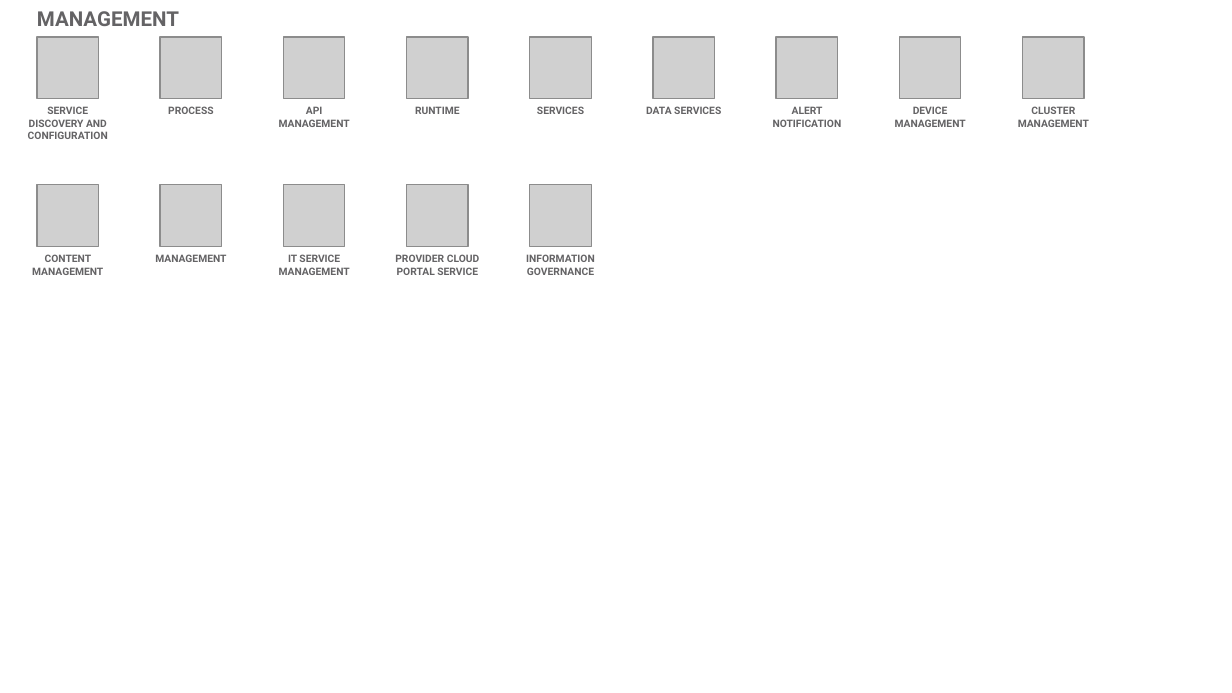
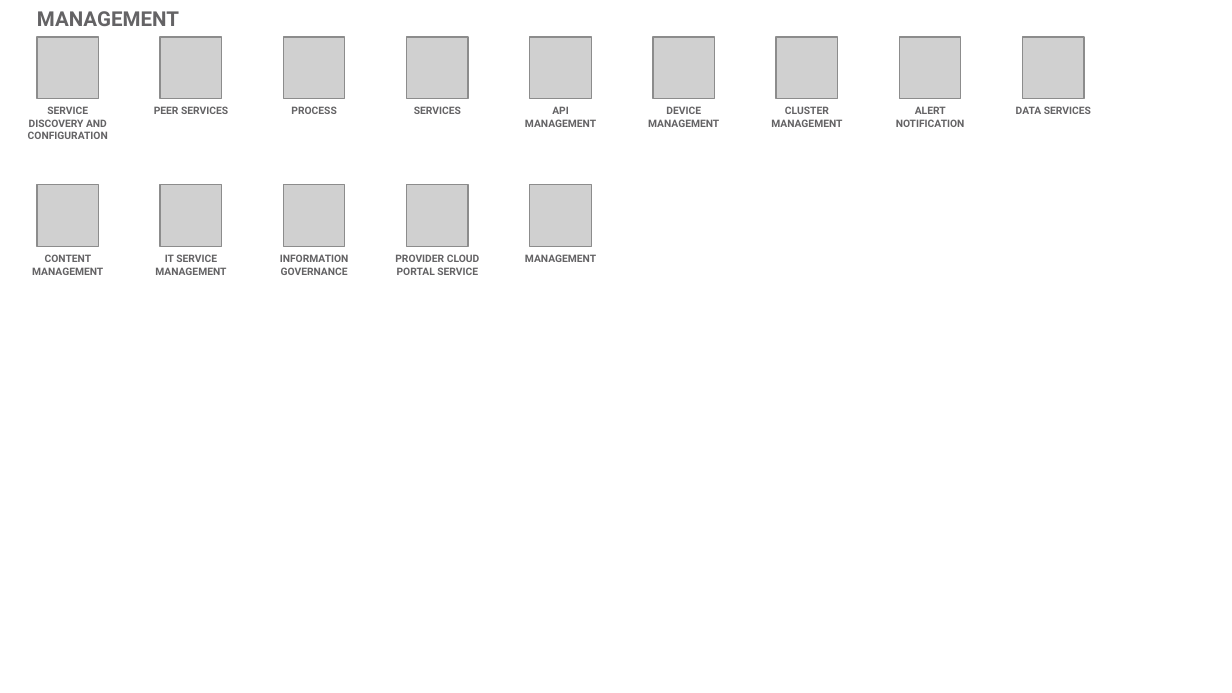
Before and after one commit to l2fprod/myarchitecture, a slide deck: slide 18 of mycatalog-architecture-diagram-template.pptx. Drawn at 1232x693 pixels with LibreOffice and Linux fonts; fonts in the diff are those of the drawing; grey boxes stand for pictures. Boxes give left, top, right and bottom in pixels: in the first picture for what was removed or moved away, otherwise in the second. Text is boxed around its words. In the diff, an @@ line names an element or a change of style, - is before the commit and + after.

```diff
--- a/mycatalog-architecture-diagram-template.pptx
+++ b/mycatalog-architecture-diagram-template.pptx
@@ text added at bbox=[154, 106, 228, 114], 6 pt, text #646365, bold @@
+PEER SERVICES
@@ text "PROCESS": place and size @@
-text "PROCESS" at bbox=[168, 106, 213, 114]
+text "PROCESS" at bbox=[291, 106, 336, 114]
@@ text "SERVICES": place and size @@
-text "SERVICES" at bbox=[537, 106, 584, 114]
+text "SERVICES" at bbox=[414, 106, 461, 114]
@@ text removed at bbox=[415, 106, 460, 114] @@
-RUNTIME
@@ text "API MANAGEMENT": place and size @@
-text "API MANAGEMENT" at bbox=[279, 106, 350, 127]
+text "API MANAGEMENT" at bbox=[525, 106, 596, 127]
@@ text at bbox=[648, 106, 719, 127]: text changed @@
-DATA SERVICES
+DEVICE MANAGEMENT
@@ text at bbox=[771, 106, 842, 127]: text changed @@
-DEVICE MANAGEMENT
+CLUSTER MANAGEMENT
@@ text "ALERT NOTIFICATION": place and size @@
-text "ALERT NOTIFICATION" at bbox=[773, 106, 842, 127]
+text "ALERT NOTIFICATION" at bbox=[896, 106, 965, 127]
@@ text at bbox=[1016, 106, 1091, 114]: text changed @@
-CLUSTER MANAGEMENT
+DATA SERVICES
@@ text at bbox=[155, 254, 226, 275]: text changed @@
-MANAGEMENT
+IT SERVICE MANAGEMENT
@@ text at bbox=[280, 254, 349, 275]: text changed @@
-IT SERVICE MANAGEMENT
+INFORMATION GOVERNANCE
@@ text at bbox=[525, 254, 596, 262]: text changed @@
-INFORMATION GOVERNANCE
+MANAGEMENT
```
Also in this commit, not shown: 11 other slides changed, 1 slide added, 1 slide removed.
